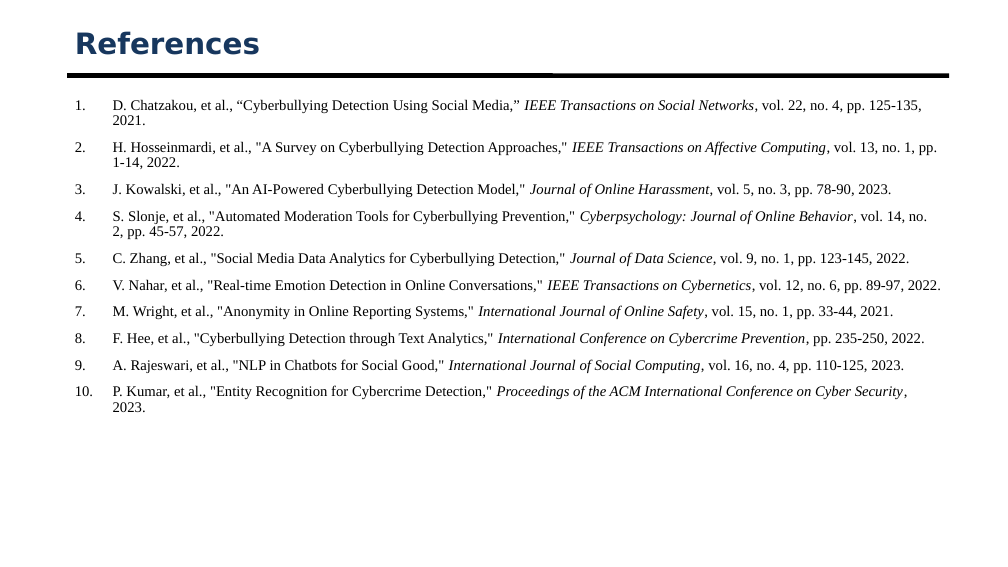
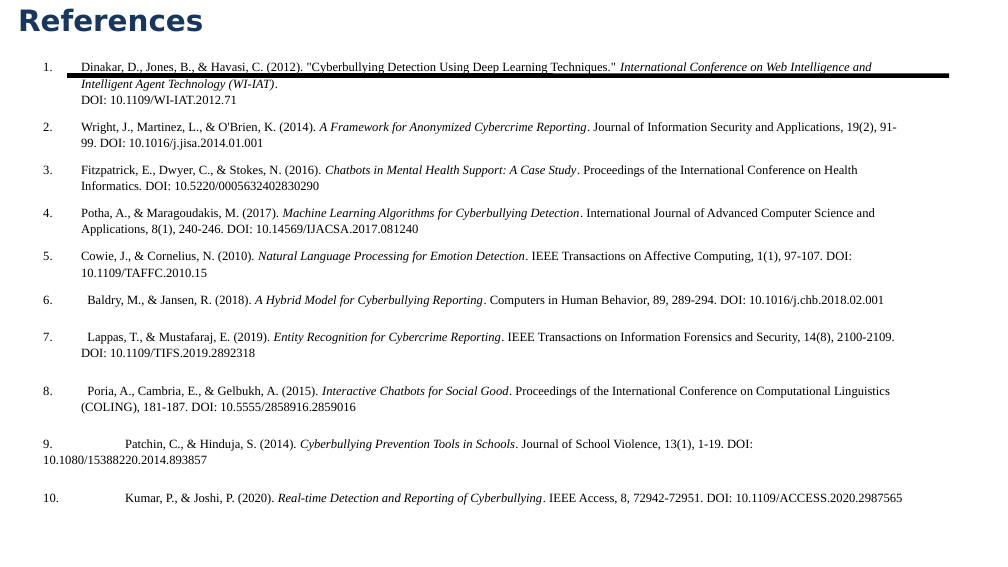
Before and after one commit to Nishu4403/billy, a slide deck: slide 14 of Review-1 PPT.pptx. Drawn at 1008x567 pixels with LibreOffice and Linux fonts; fonts in the diff are those of the drawing; background and template pictures are left out. Boxes give left, top, right and bottom in pixels: in the first picture for what was removed or moved away, otherwise in the second. Text is boxed around its words. In the diff, an @@ line names an element or a change of style, - is before the commit and + after.

```diff
--- a/Review-1 PPT.pptx
+++ b/Review-1 PPT.pptx
@@ title "References": place and size @@
-title "References" at [75,31,260,55]
+title "References" at [18,8,203,32]
@@ text at [43,62,897,464]: text changed; size 14 to 12 pt @@
-1. D. Chatzakou, et al., “Cyberbullying Detection Using Social Media,” IEEE Transactions on Social Networks, vol. 22, no. 4, pp. 125-135, 2021.
-2. H. Hosseinmardi, et al., "A Survey on Cyberbullying Detection Approaches," IEEE Transactions on Affective Computing, vol. 13, no. 1, pp. 1-14, 2022.
-3. J. Kowalski, et al., "An AI-Powered Cyberbullying Detection Model," Journal of Online Harassment, vol. 5, no. 3, pp. 78-90, 2023.
-4. S. Slonje, et al., "Automated Moderation Tools for Cyberbullying Prevention," Cyberpsychology: Journal of Online Behavior, vol. 14, no. 2, pp. 45-57, 2022.
-5. C. Zhang, et al., "Social Media Data Analytics for Cyberbullying Detection," Journal of Data Science, vol. 9, no. 1, pp. 123-145, 2022.
-6. V. Nahar, et al., "Real-time Emotion Detection in Online Conversations," IEEE Transactions on Cybernetics, vol. 12, no. 6, pp. 89-97, 2022.
-7. M. Wright, et al., "Anonymity in Online Reporting Systems," International Journal of Online Safety, vol. 15, no. 1, pp. 33-44, 2021.
-8. F. Hee, et al., "Cyberbullying Detection through Text Analytics," International Conference on Cybercrime Prevention, pp. 235-250, 2022.
-9. A. Rajeswari, et al., "NLP in Chatbots for Social Good," International Journal of Social Computing, vol. 16, no. 4, pp. 110-125, 2023.
-10. P. Kumar, et al., "Entity Recognition for Cybercrime Detection," Proceedings of the ACM International Conference on Cyber Security, 2023.
+1. Dinakar, D., Jones, B., & Havasi, C. (2012). "Cyberbullying Detection Using Deep Learning Techniques." International Conference on Web Intelligence and Intelligent Agent Technology (WI-IAT).
+   DOI: 10.1109/WI-IAT.2012.71
+2. Wright, J., Martinez, L., & O'Brien, K. (2014). A Framework for Anonymized Cybercrime Reporting. Journal of Information Security and Applications, 19(2), 91-99. DOI: 10.1016/j.jisa.2014.01.001
+3. Fitzpatrick, E., Dwyer, C., & Stokes, N. (2016). Chatbots in Mental Health Support: A Case Study. Proceedings of the International Conference on Health Informatics. DOI: 10.5220/0005632402830290
+4. Potha, A., & Maragoudakis, M. (2017). Machine Learning Algorithms for Cyberbullying Detection. International Journal of Advanced Computer Science and Applications, 8(1), 240-246. DOI: 10.14569/IJACSA.2017.081240
+5. Cowie, J., & Cornelius, N. (2010). Natural Language Processing for Emotion Detection. IEEE Transactions on Affective Computing, 1(1), 97-107. DOI: 10.1109/TAFFC.2010.15
+6. Baldry, M., & Jansen, R. (2018). A Hybrid Model for Cyberbullying Reporting. Computers in Human Behavior, 89, 289-294. DOI: 10.1016/j.chb.2018.02.001
+7. Lappas, T., & Mustafaraj, E. (2019). Entity Recognition for Cybercrime Reporting. IEEE Transactions on Information Forensics and Security, 14(8), 2100-2109. DOI: 10.1109/TIFS.2019.2892318
+8. Poria, A., Cambria, E., & Gelbukh, A. (2015). Interactive Chatbots for Social Good. Proceedings of the International Conference on Computational Linguistics (COLING), 181-187. DOI: 10.5555/2858916.2859016
+9. Patchin, C., & Hinduja, S. (2014). Cyberbullying Prevention Tools in Schools. Journal of School Violence, 13(1), 1-19. DOI: 10.1080/15388220.2014.893857
+10. Kumar, P., & Joshi, P. (2020). Real-time Detection and Reporting of Cyberbullying. IEEE Access, 8, 72942-72951. DOI: 10.1109/ACCESS.2020.2987565
```
Also in this commit, not shown: 3 other slides changed, 1 other file.
